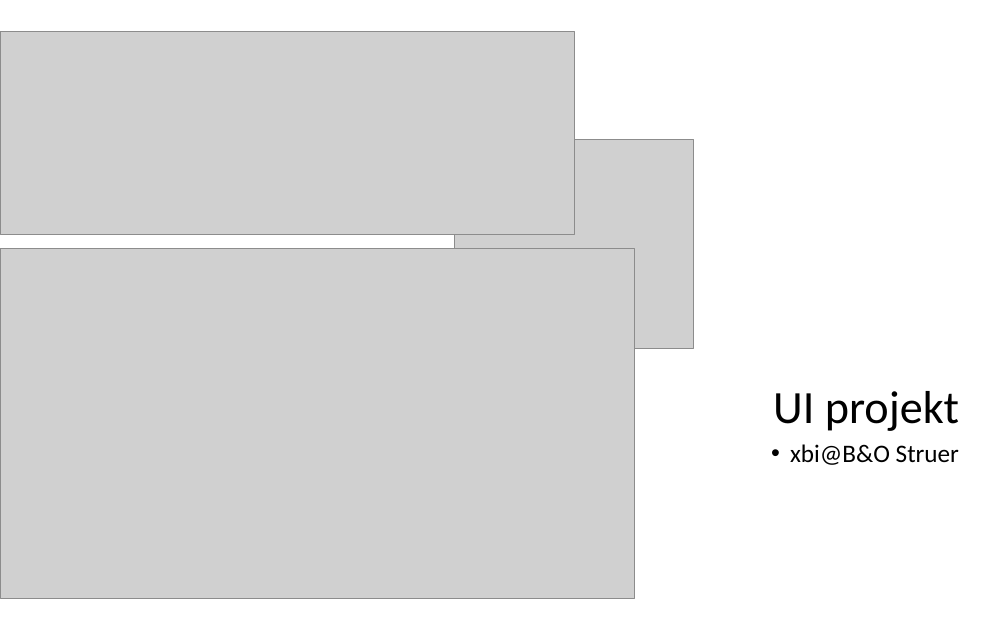
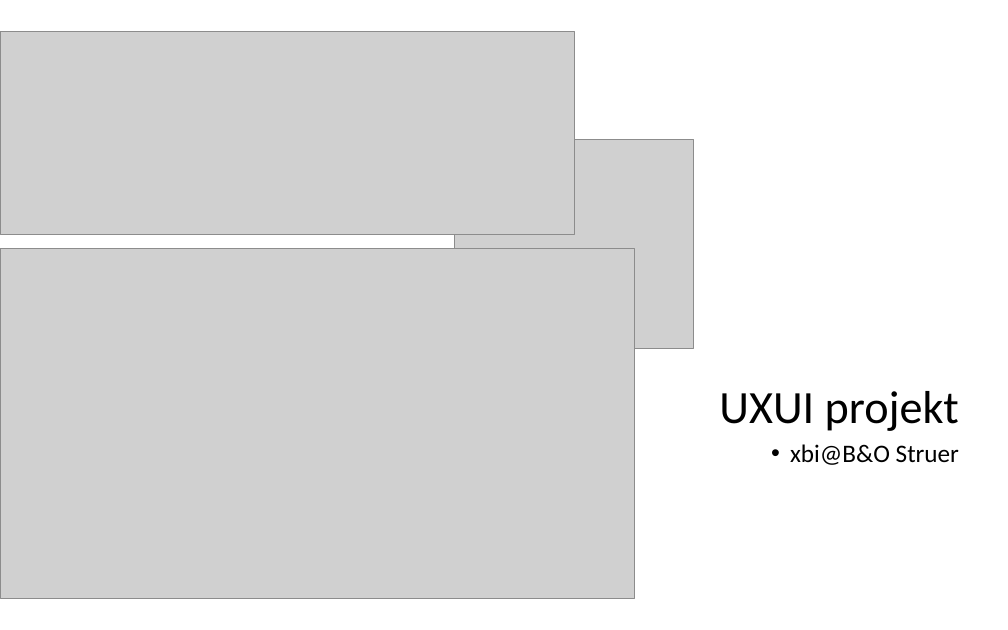
Before and after one commit to xiaoleibi/DMU26, a slide deck: slide 5 of UX valgfag2026.pptx (slide 9 before the commit). Drawn at 1008x630 pixels with LibreOffice and Linux fonts; fonts in the diff are those of the drawing; grey boxes stand for pictures. Boxes give left, top, right and bottom in pixels: in the first picture for what was removed or moved away, otherwise in the second. Text is boxed around its words. In the diff, an @@ line names an element or a change of style, - is before the commit and + after.

```diff
--- a/UX valgfag2026.pptx
+++ b/UX valgfag2026.pptx
@@ title at box(719, 391, 959, 431): text changed @@
-UI projekt
+UXUI projekt
```
Also in this commit, not shown: 3 other slides changed, 1 slide added, 13 slides removed.
